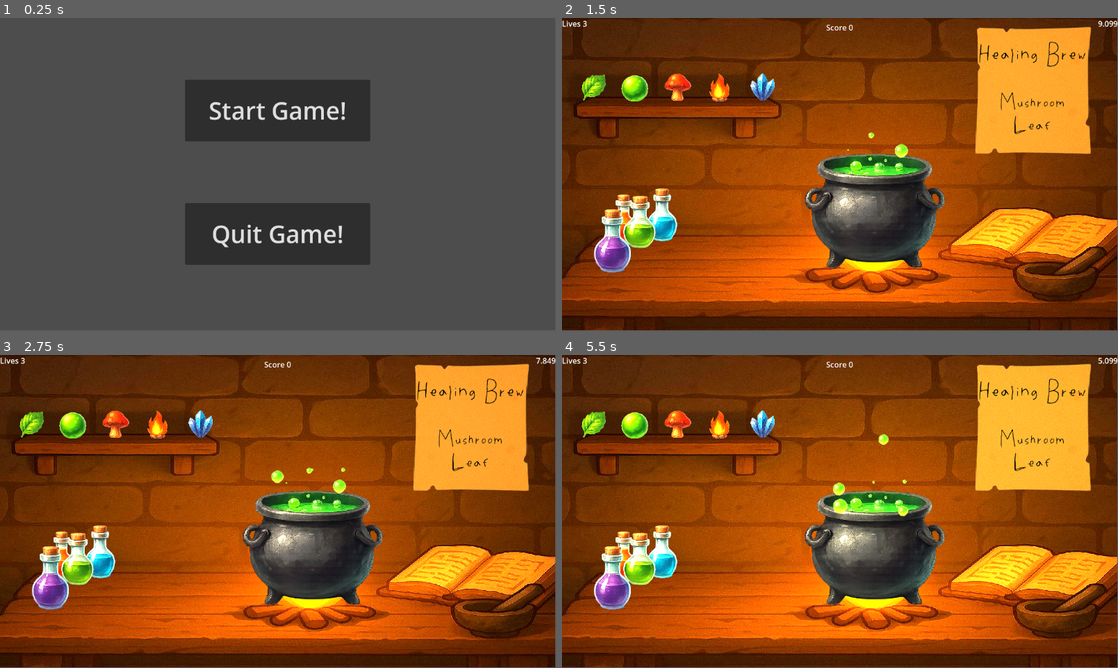
Above: before the commit, frames 1-4 (two rows, left to right).
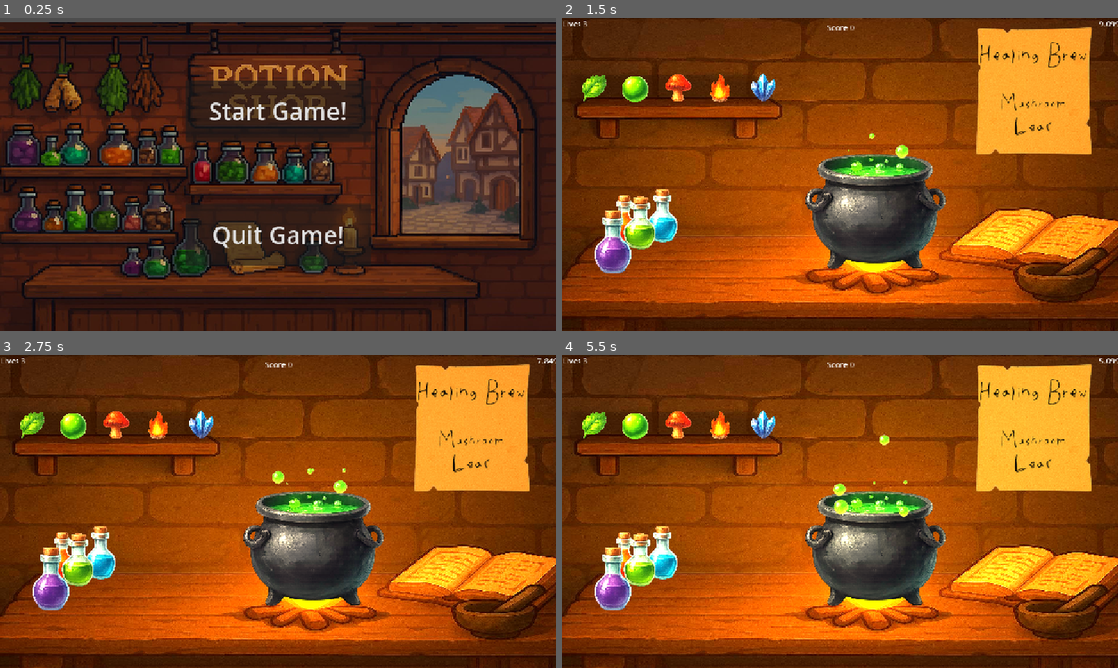
Above: after the commit, the same moments.

Repository: bradlloy95/potion-poppers
Game: Godot game, scene res://main/scenes/start_menu.tscn
Two runs of this game, one before a commit and one after it. Both use one fixed random seed, a clock stepped at 60 frames per second and the inputs below.
Inputs (mouse positions are in pixels of both pictures, inside the frame that each line leads up to):
- Up to frame 1 (0.25 s): no input
- Up to frame 2 (1.5 s): click "Start Game!" at 0.5 s; move the mouse to (962, 158) at 1.27 s
- Up to frame 3 (2.75 s): move the mouse to (166, 527) at 2.02 s
- Up to frame 4 (5.5 s): move the mouse to (895, 442) at 2.77 s; move the mouse to (812, 574) at 3.52 s; move the mouse to (1006, 558) at 4.27 s; move the mouse to (673, 464) at 5.02 s
In our replay, the window is 799x449 before the commit and 800x450 after it. These sizes can differ from the game's own. Grey fills any space a smaller window leaves; there, only what the larger window draws over its background counts as a difference.

The runs differ from the first frame. In frame 1, 89% of the frame differs, in the area x 0-100%, y 0-100%; in frame 2, 11%; in frame 3, 11%; in frame 4, 12%.

Commit message:
committing final changes for phase 1

Diff:
--- a/main/scenes/artwork.tscn
+++ b/main/scenes/artwork.tscn
@@ -1,15 +1,15 @@
 [gd_scene load_steps=20 format=3 uid="uid://kog84r5roep0"]
 
 [ext_resource type="Script" uid="uid://c6ljjojpuqn1p" path="res://main/scripts/artwork.gd" id="1_tf4bt"]
-[ext_resource type="Texture2D" uid="uid://iw21m3yhy2px" path="res://assetes/background.jpg" id="2_beiha"]
-[ext_resource type="Texture2D" uid="uid://dqr6ahvm0kvmy" path="res://assetes/images/cauldron-removebg-preview.png" id="3_4eoem"]
+[ext_resource type="Texture2D" uid="uid://iw21m3yhy2px" path="res://assetes/images/backgrounds/background.jpg" id="2_beiha"]
+[ext_resource type="Texture2D" uid="uid://dqr6ahvm0kvmy" path="res://assetes/images/misc/cauldron-removebg-preview.png" id="3_4eoem"]
 [ext_resource type="PackedScene" uid="uid://bfbrwohdbtw5h" path="res://main/scenes/ingredient.tscn" id="4_fnfxh"]
 [ext_resource type="Texture2D" uid="uid://chygyc1ir8b0c" path="res://assetes/images/ingredients/leaf.png" id="5_4eoem"]
 [ext_resource type="Texture2D" uid="uid://kysgxbvrra32" path="res://assetes/images/ingredients/slime-removebg-preview-1.png.png" id="6_4eoem"]
 [ext_resource type="Texture2D" uid="uid://b6pdumj11gdwj" path="res://assetes/images/ingredients/mushroom.png" id="7_cntmf"]
 [ext_resource type="Texture2D" uid="uid://dm8dewhltw5yo" path="res://assetes/images/ingredients/ember (2).png" id="8_sq4ww"]
 [ext_resource type="Texture2D" uid="uid://cs34fslauj2rt" path="res://assetes/images/ingredients/crystal.png" id="9_4eoem"]
-[ext_resource type="Texture2D" uid="uid://dqi3rrv8oc3au" path="res://assetes/images/parchmentPaper.png" id="10_4eoem"]
+[ext_resource type="Texture2D" uid="uid://dqi3rrv8oc3au" path="res://assetes/images/misc/parchmentPaper.png" id="10_4eoem"]
 [ext_resource type="Texture2D" uid="uid://da0honoemn4gf" path="res://assetes/images/potions/speed.png" id="11_v6x6w"]
 [ext_resource type="Texture2D" uid="uid://208eyqxd4cmf" path="res://assetes/images/potions/fire.png" id="12_kmrme"]
 [ext_resource type="Texture2D" uid="uid://dijxgcsf01d8u" path="res://assetes/images/potions/healing.png" id="13_iu211"]
@@ -109,48 +109,50 @@
 name_id = "Crystal Berry"
 texture = ExtResource("9_4eoem")
 
-[node name="FireLight" type="DirectionalLight2D" parent="."]
+[node name="Miscellaneous" type="Node2D" parent="."]
+
+[node name="FireLight" type="DirectionalLight2D" parent="Miscellaneous"]
 light_mask = 2
 position = Vector2(648, 504)
 color = Color(1, 0.682353, 0.133333, 1)
 script = SubResource("GDScript_4eoem")
 
-[node name="ParchmentPaper" type="Sprite2D" parent="."]
+[node name="ParchmentPaper" type="Sprite2D" parent="Miscellaneous"]
 modulate = Color(0.662452, 0.662452, 0.662452, 1)
 position = Vector2(976, 152)
 scale = Vector2(1.05882, 1.05082)
 texture = ExtResource("10_4eoem")
 
-[node name="Speed" type="Sprite2D" parent="."]
+[node name="Speed" type="Sprite2D" parent="Miscellaneous"]
 position = Vector2(208, 408)
 scale = Vector2(0.377551, 0.377551)
 texture = ExtResource("11_v6x6w")
 
-[node name="Fire" type="Sprite2D" parent="."]
+[node name="Fire" type="Sprite2D" parent="Miscellaneous"]
 position = Vector2(128, 416)
 scale = Vector2(0.336735, 0.336735)
 texture = ExtResource("12_kmrme")
 
-[node name="Healing" type="Sprite2D" parent="."]
+[node name="Healing" type="Sprite2D" parent="Miscellaneous"]
 position = Vector2(160, 424)
 scale = Vector2(0.377551, 0.377551)
 texture = ExtResource("13_iu211")
 
-[node name="Poison" type="Sprite2D" parent="."]
+[node name="Poison" type="Sprite2D" parent="Miscellaneous"]
 position = Vector2(104, 464)
 scale = Vector2(0.459184, 0.459184)
 texture = ExtResource("14_jw1f3")
 
-[node name="Bubbles" parent="." instance=ExtResource("15_kmrme")]
+[node name="Bubbles" parent="Miscellaneous" instance=ExtResource("15_kmrme")]
 position = Vector2(648, 304)
 
-[node name="Bubbles2" parent="." instance=ExtResource("15_kmrme")]
+[node name="Bubbles2" parent="Miscellaneous" instance=ExtResource("15_kmrme")]
 position = Vector2(704, 312)
 
-[node name="Bubbles3" parent="." instance=ExtResource("15_kmrme")]
+[node name="Bubbles3" parent="Miscellaneous" instance=ExtResource("15_kmrme")]
 position = Vector2(584, 312)
 
-[node name="splashParticles" parent="." instance=ExtResource("16_iu211")]
+[node name="splashParticles" parent="Miscellaneous" instance=ExtResource("16_iu211")]
 position = Vector2(647, 312)
 
 [connection signal="body_entered" from="DropBox" to="Ingredients/Leaf" method="_on_drop_box_body_entered"]
--- a/main/scenes/bubbles.tscn
+++ b/main/scenes/bubbles.tscn
@@ -1,6 +1,6 @@
 [gd_scene load_steps=2 format=3 uid="uid://7o4movj7xroa"]
 
-[ext_resource type="Texture2D" uid="uid://cojg0g0rvo6js" path="res://large_bubble-removebg-preview.png" id="1_u7lhq"]
+[ext_resource type="Texture2D" uid="uid://cojg0g0rvo6js" path="res://assetes/images/misc/large_bubble-removebg-preview.png" id="1_u7lhq"]
 
 [node name="Bubbles" type="CPUParticles2D"]
 amount = 2
--- a/main/scenes/splash_particles.tscn
+++ b/main/scenes/splash_particles.tscn
@@ -1,6 +1,6 @@
 [gd_scene load_steps=2 format=3 uid="uid://bt6t4lw0t0ytj"]
 
-[ext_resource type="Texture2D" uid="uid://cojg0g0rvo6js" path="res://large_bubble-removebg-preview.png" id="1_fi2en"]
+[ext_resource type="Texture2D" uid="uid://cojg0g0rvo6js" path="res://assetes/images/misc/large_bubble-removebg-preview.png" id="1_fi2en"]
 
 [node name="splashParticles" type="CPUParticles2D"]
 emitting = false
--- a/main/scenes/start_menu.tscn
+++ b/main/scenes/start_menu.tscn
@@ -1,9 +1,15 @@
-[gd_scene load_steps=2 format=3 uid="uid://btmgs7c8knkq0"]
+[gd_scene load_steps=3 format=3 uid="uid://btmgs7c8knkq0"]
 
 [ext_resource type="Script" uid="uid://du7ycflbop6xb" path="res://main/scripts/start_menu.gd" id="1_jwbto"]
+[ext_resource type="Texture2D" uid="uid://bjxh76gpfy440" path="res://assetes/images/backgrounds/mainmenu_background.jpg" id="2_h62y2"]
 
 [node name="StartMenu" type="Node2D"]
 script = ExtResource("1_jwbto")
+
+[node name="MainmenuBackground" type="Sprite2D" parent="."]
+position = Vector2(576, 328)
+scale = Vector2(0.75, 0.625)
+texture = ExtResource("2_h62y2")
 
 [node name="StartButton" type="Button" parent="."]
 offset_left = 384.0
--- a/main/scripts/artwork.gd
+++ b/main/scripts/artwork.gd
@@ -12,10 +12,9 @@
 
 func _on_leaf_ingredient_drop(ingredient: Variant) -> void:
 	emit_Signal(ingredient)
-	$splashParticles.position = ingredient.global_position
-	$splashParticles.position.y += 10
-	$splashParticles.emitting = true
-
+	$Miscellaneous/splashParticles.position = ingredient.global_position
+	$Miscellaneous/splashParticles.position.y += 10
+	$Miscellaneous/splashParticles.emitting = true
 
 
 #func _on_slime_ingredient_drop(ingredient: Variant) -> void:
--- a/project.godot
+++ b/project.godot
@@ -13,11 +13,16 @@
 config/name="Potion Popper"
 run/main_scene="uid://btmgs7c8knkq0"
 config/features=PackedStringArray("4.4", "Forward Plus")
+config/icon="res://assetes/icon/favicon (1).ico"
+config/windows_native_icon="res://assetes/icon/favicon (1).ico"
 
 [autoload]
 
 Global="*res://main/scripts/global.gd"
-GlobalSignals="*res://main/scripts/global_signals.gd"
+
+[display]
+
+window/stretch/mode="canvas_items"
 
 [input]
 
Not shown, added: READme.txt
Not shown, removed: assetes/WhatsApp Image 2025-08-02 at 15.29.03_de2c3915.jpg.import
Not shown, removed: assetes/background.jpg.import
Binary file added: assetes/icon/favicon (1).ico
Binary file added: assetes/icon/favicon.ico
Renamed: assetes/WhatsApp Image 2025-08-02 at 15.29.03_de2c3915.jpg -> assetes/images/backgrounds/WhatsApp Image 2025-08-02 at 15.29.03_de2c3915.jpg
Not shown, added: assetes/images/backgrounds/WhatsApp Image 2025-08-02 at 15.29.03_de2c3915.jpg.import
Renamed: assetes/background.jpg -> assetes/images/backgrounds/background.jpg
Not shown, added: assetes/images/backgrounds/background.jpg.import
Binary file added: assetes/images/backgrounds/mainmenu_background.jpg
Not shown, added: assetes/images/backgrounds/mainmenu_background.jpg.import
Not shown, removed: assetes/images/cauldron-removebg-preview.png.import
(and 48 more such lines)
